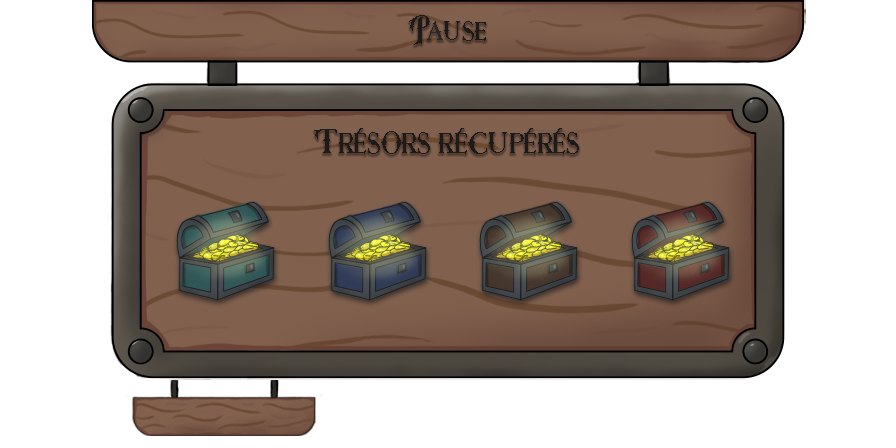
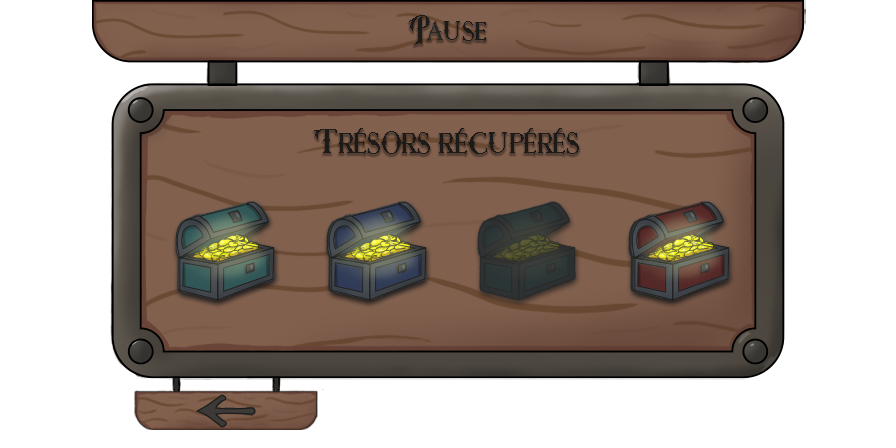
Before/after of a w=896, h=448 layered artwork. What changed in the layer stack:
hid "coffre_marron_menu" over left=476, top=201, right=583, bottom=305
showed group "coffre_gris" (1st of 2) (4 layers) over left=172, top=200, right=732, bottom=307
hid "bouton_retour_v2" over left=126, top=380, right=323, bottom=436
added layer "Bouton_retour" above "Arrière-plan" over left=128, top=376, right=324, bottom=430
